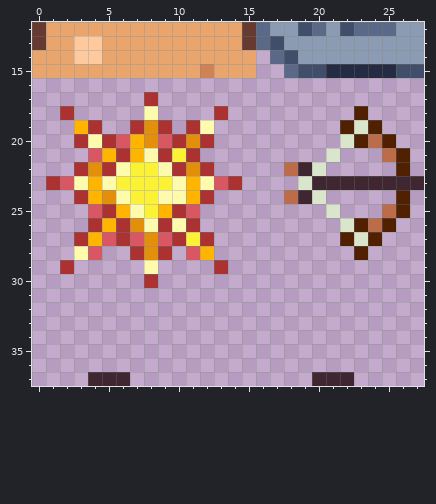
Two versions of one pixel-art file, attic/resources/misc.aseprite. The picture above is the old version.
128x64 pixels, 1 frame. Shown: x 0..27, y 12..37.
The result:
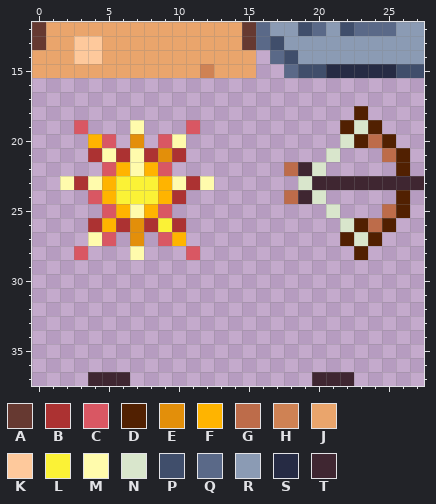
Palette (. is transparent): A #663931  B #ac3232  C #d95763  D #512001  E #e38f0a  F #ffb400  G #bd6c4a  H #cf8254  J #eaa56c  K #fec99c  L #fbf236  M #fffbac  N #d9e6cc  P #404e6b  Q #5a6988  R #8b9bb4  S #262b44  T #3f2631
Change:
layer "Layer" added
layer "Layer 6" removed
Colour C becomes colour B in row 21 at x 4.
Colour F becomes colour B in row 23 at x 11.
Colour L becomes colour B in row 21 at x 10.
Colour M becomes colour B in row 21 at x 8; in row 23 at x 3; in row 24 at x 10; in row 26 at x 8 and 10.
Colour B becomes colour C in row 19 at x 11; in row 20 at x 5; in row 22 at x 5; in row 25 at x 5.
Colour F becomes colour C in row 19 at x 3; in row 24 at x 4; in row 25 at x 9.
Colour M becomes colour C in row 22 at x 9; in row 28 at x 3.
Colour B becomes colour E in row 21 at x 9.
Colour C becomes colour E in row 27 at x 7.
Colour F becomes colour E in row 20 at x 7.
Colour B becomes colour F in row 27 at x 10.
Colour E becomes colour F in row 24 at x 5.
Colour L becomes colour F in row 22 at x 8; in row 23 at x 9; in row 25 at x 8.
Colour M becomes colour F in row 20 at x 4; in row 22 at x 6; in row 23 at x 5; in row 24 at x 9.
Colour B becomes colour L in row 26 at x 9.
Colour M becomes colour L in row 24 at x 6.
Colour B becomes colour M in row 19 at x 7; in row 20 at x 10; in row 28 at x 7.
Colour C becomes colour M in row 23 at x 2.
Colour F becomes colour M in row 21 at x 5 and 7; in row 23 at x 4; in row 27 at x 4.
Colour L becomes colour M in row 22 at x 7.
Colour B is gone in row 17 at x 8; in row 18 at x 2 and 13; in row 19 at x 4 and 9; in row 20 at x 3 and 12; in row 21 at x 11; in row 22 at x 3, 10 and 12.
Colour B is gone in row 23 at x 1 and 14; in row 24 at x 3 and 12; in row 25 at x 10; in row 26 at x 11; in row 27 at x 3, 6 and 12; in row 28 at x 9.
Colour B is gone in row 29 at x 2 and 13; in row 30 at x 8.
Colour C is gone in row 20 at x 6; in row 23 at x 13; in row 25 at x 4 and 11; in row 28 at x 4.
Colour E is gone in row 19 at x 8; in row 20 at x 8 and 11; in row 22 at x 4 and 11; in rows 27 to 28 at x 8.
Colour F is gone in row 24 at x 11; in row 28 at x 12.
Colour L is gone in row 27 at x 11.
Colour M is gone in row 18 at x 8; in row 19 at x 12; in row 29 at x 8.
